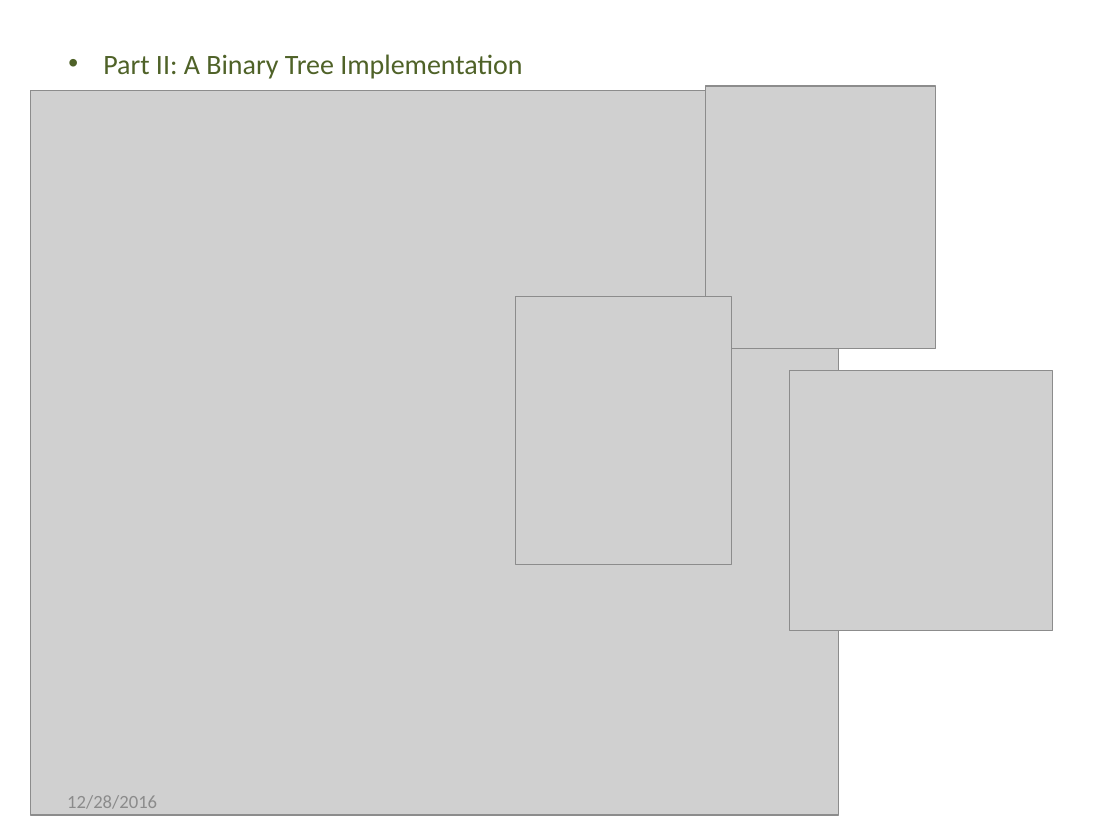
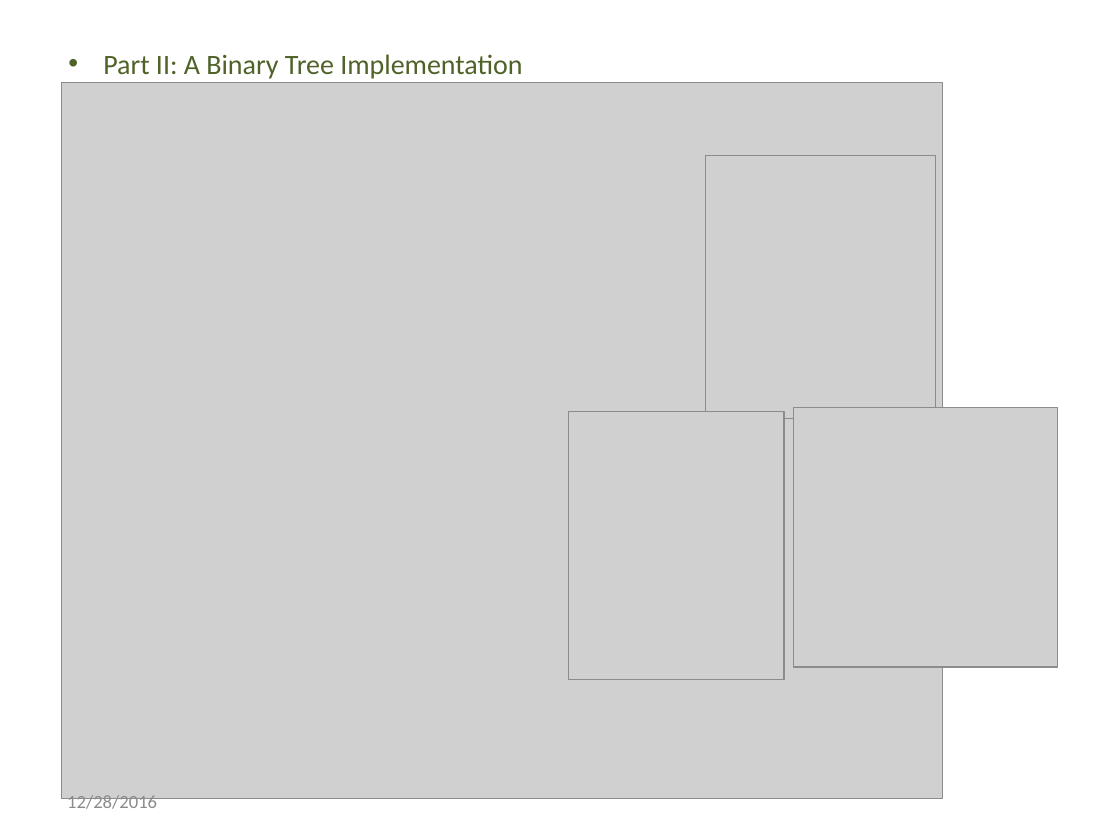
Before and after one commit to renee2016/wilfrid, a slide deck: slide 23 of resource/Introduction to Binary Tree.pptx. Drawn at 1120x840 pixels with LibreOffice and Linux fonts; fonts in the diff are those of the drawing; grey boxes stand for pictures. Boxes give left, top, right and bottom in pixels: in the first picture for what was removed or moved away, otherwise in the second. Text is boxed around its words. In the diff, an @@ line names an element or a change of style, - is before the commit and + after.

```diff
--- a/resource/Introduction to Binary Tree.pptx
+++ b/resource/Introduction to Binary Tree.pptx
@@ picture: place and size @@
-picture at box(31, 91, 839, 815)
+picture at box(62, 82, 943, 797)
@@ picture: place and size @@
-picture at box(706, 86, 935, 349)
+picture at box(706, 156, 935, 419)
@@ picture: place and size @@
-picture at box(516, 297, 731, 564)
+picture at box(569, 411, 784, 679)
@@ picture: place and size @@
-picture at box(790, 371, 1053, 631)
+picture at box(794, 408, 1057, 668)
```
Also in this commit, not shown: 2 other slides changed, 1 other file.
